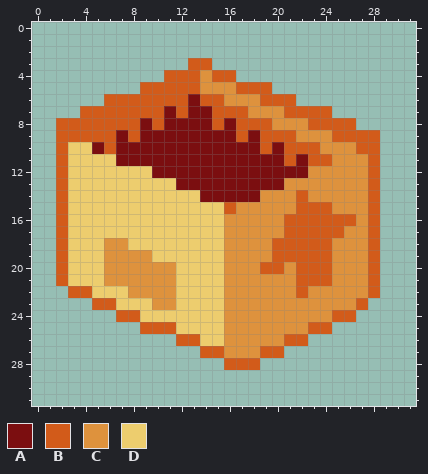
Edited in one commit: pixel-art sprite (sprites/spr_box/layers/d1ee3c1d-6800-4969-b196-517c7a45d4fe/f62ad074-2c12-48a0-9f6e-9c52c77ca5a1.png). Above: the version before the commit.
The file is 32x32 pixels.
Palette (. is transparent): A #7b0e10  B #d25b1a  C #de923d  D #edcd6e
Pixels before, first column x 2:
 3 ...........BB..............
 4 .........BBBCBB............
 5 .......BBBBBCCCBBB.........
 6 ....BBBBBBBABBCCCBBB.......
 7 ..BBBBBBBABAABBBCCCBBBB....
 8 BBBBBBBABAAAABABBBCCCBBBB..
 9 BBBBBABAAAAAAAABABBBCCCBBBB
10 BDDABAAAAAAAAAAAABABBBCCCBB
11 BDDDDAAAAAAAAAAAAAABABBCCCB
12 BDDDDDDDAAAAAAAAAAAAACCCCCB
13 BDDDDDDDDDAAAAAAAAACCCCCCCB
14 BDDDDDDDDDDDAAAAACCCBCCCCCB
15 BDDDDDDDDDDDDDBCCCCCBBBCCCB
16 BDDDDDDDDDDDDDCCCCCBBBBBBCB
17 BDDDDDDDDDDDDDCCCCCBBBBBCCB
18 BDDDCCDDDDDDDDCCCCBBBBBCCCB
19 BDDDCCCCDDDDDDCCCCBBBBBCCCB
20 BDDDCCCCCCDDDDCCCBBCBBBCCCB
21 BDDDCCCCCCDDDDCCCCCCBBBCCCB
22 .BBDDDCCCCDDDDCCCCCCBCCCCCB
23 ...BBDDDCCDDDDCCCCCCCCCCCB.
24 .....BBDDDDDDDCCCCCCCCCBB..
25 .......BBBDDDDCCCCCCCBB....
26 ..........BBDDCCCCCBB......
27 ............BBCCCBB........
28 ..............BBB..........
And afterwards:
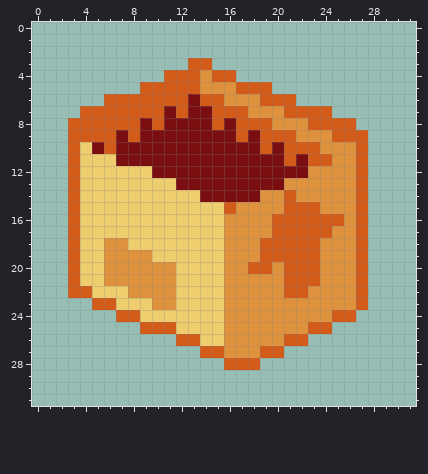
Edits made:
Colour C gives way to colour B in rows 11 to 13 at x 27; in rows 14 to 15 at x 21 and 27; in rows 16 to 17 at x 20 and 27; in rows 18 to 19 at x 19 and 27; in row 20 at x 18, 21 and 27; in rows 21 to 22 at x 21 and 27.
Colour D gives way to colour B in rows 10 to 21 at x 3.
Colour B gives way to colour C in row 14 at x 22; in row 15 at x 24; in row 16 at x 26; in row 17 at x 25; in rows 18 to 19 at x 24; in row 20 at x 20 and 24.
Colour B gives way to colour C in row 21 at x 24.
The author cleared colour B in row 8 at x 2; in rows 9 to 21 at x 2 and 28; in row 22 at x 28.
Pixel boxes of the changes (left, top, right, bottom) in both pictures:
changed: (56, 118, 80, 286)
changed: (248, 130, 380, 298)
